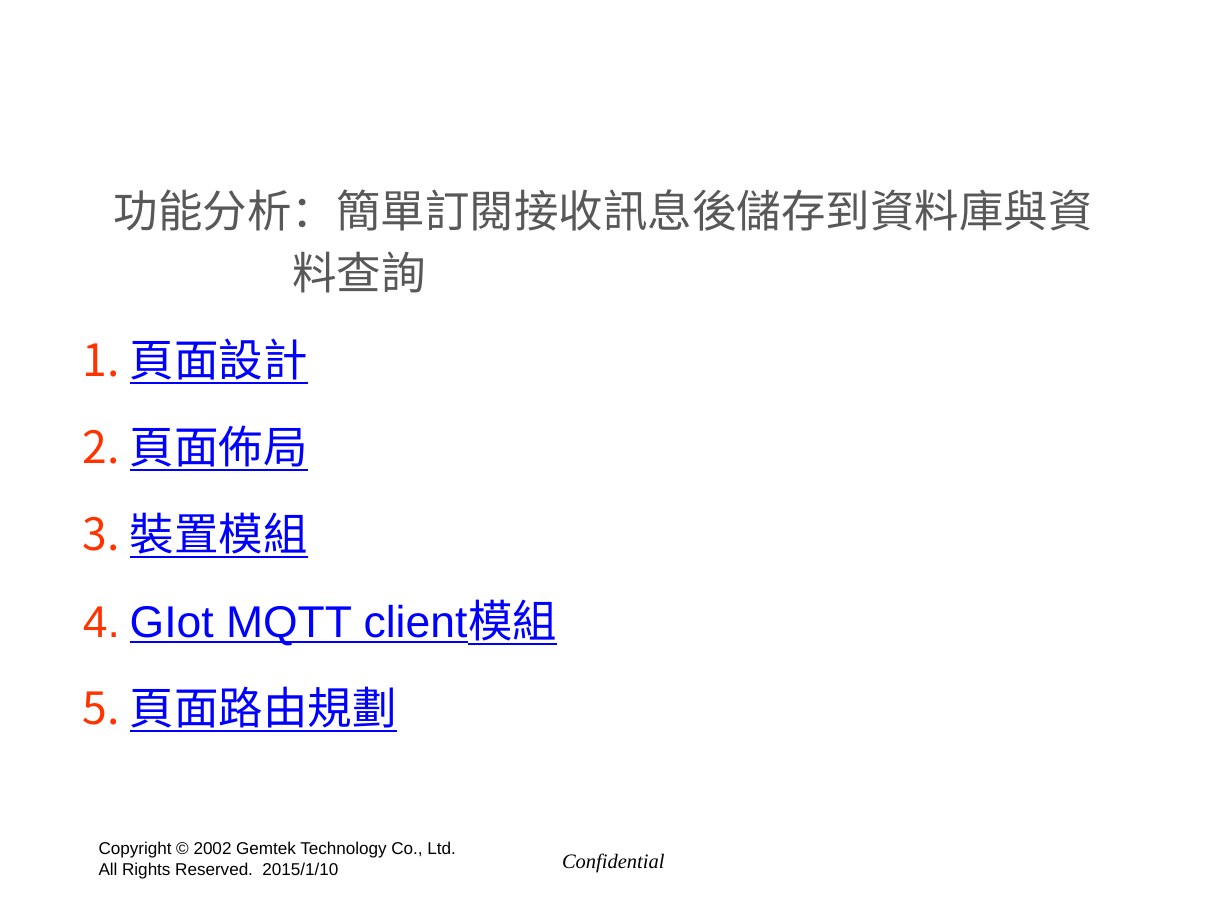
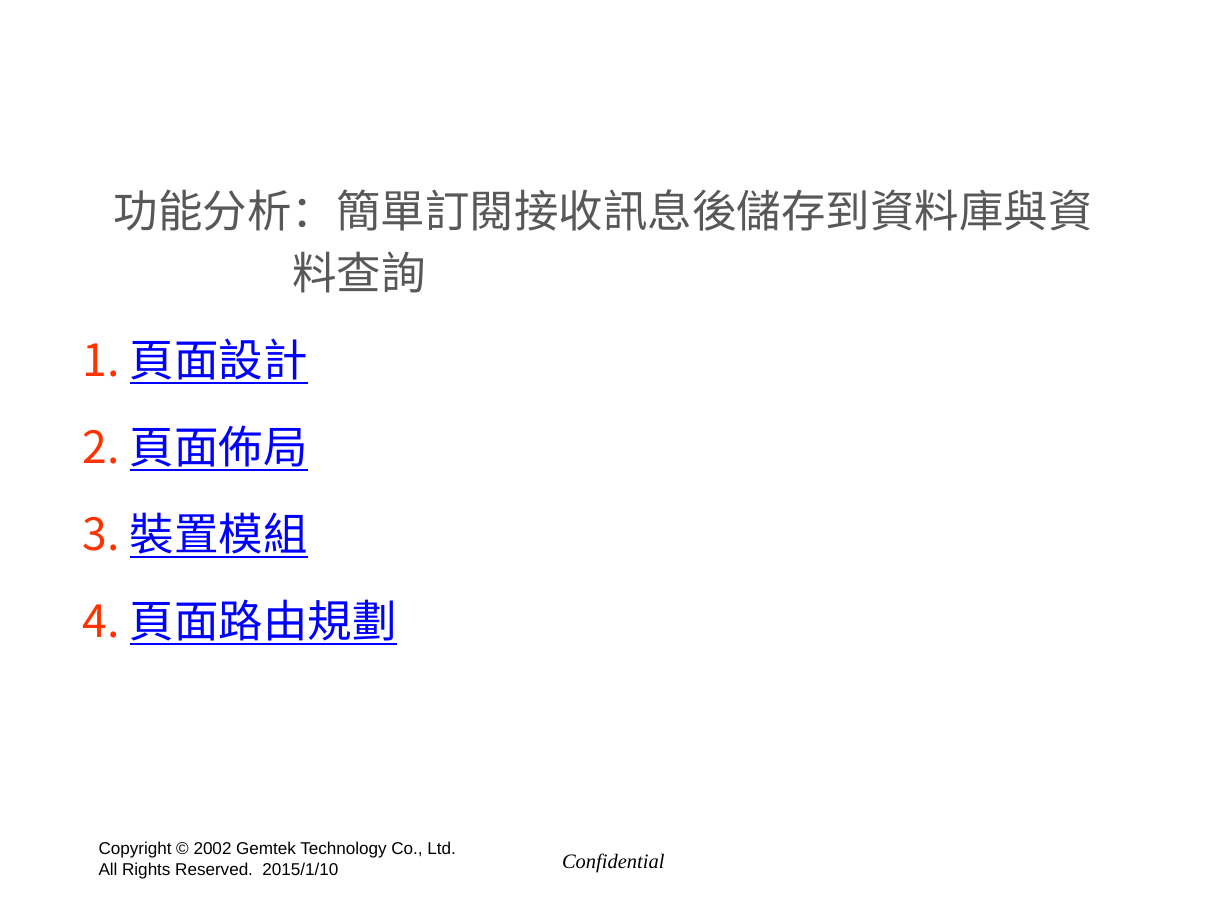
Before and after one commit to hyper570908/tools, a slide deck: slide 38 of doc/GIot_Session(win7).pptx. Drawn at 1232x924 pixels with LibreOffice and Linux fonts; fonts in the diff are those of the drawing; background and template pictures are left out. Boxes give left, top, right and bottom in pixels: in the first picture for what was removed or moved away, otherwise in the second. Text is boxed around its words. In the diff, an @@ line names an element or a change of style, - is before the commit and + after.

```diff
--- a/doc/GIot_Session(win7).pptx
+++ b/doc/GIot_Session(win7).pptx
@@ text at box(130, 602, 557, 646): paragraph removed @@
-4. GIot MQTT client模組
```
Also in this commit, not shown: 1 slide added, 1 slide removed, 17 other files.
